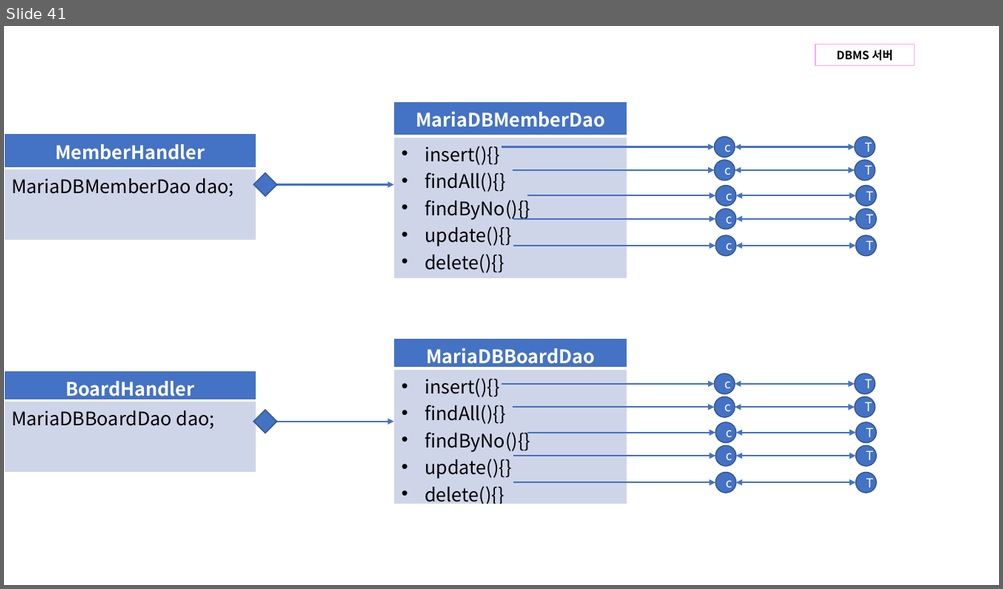
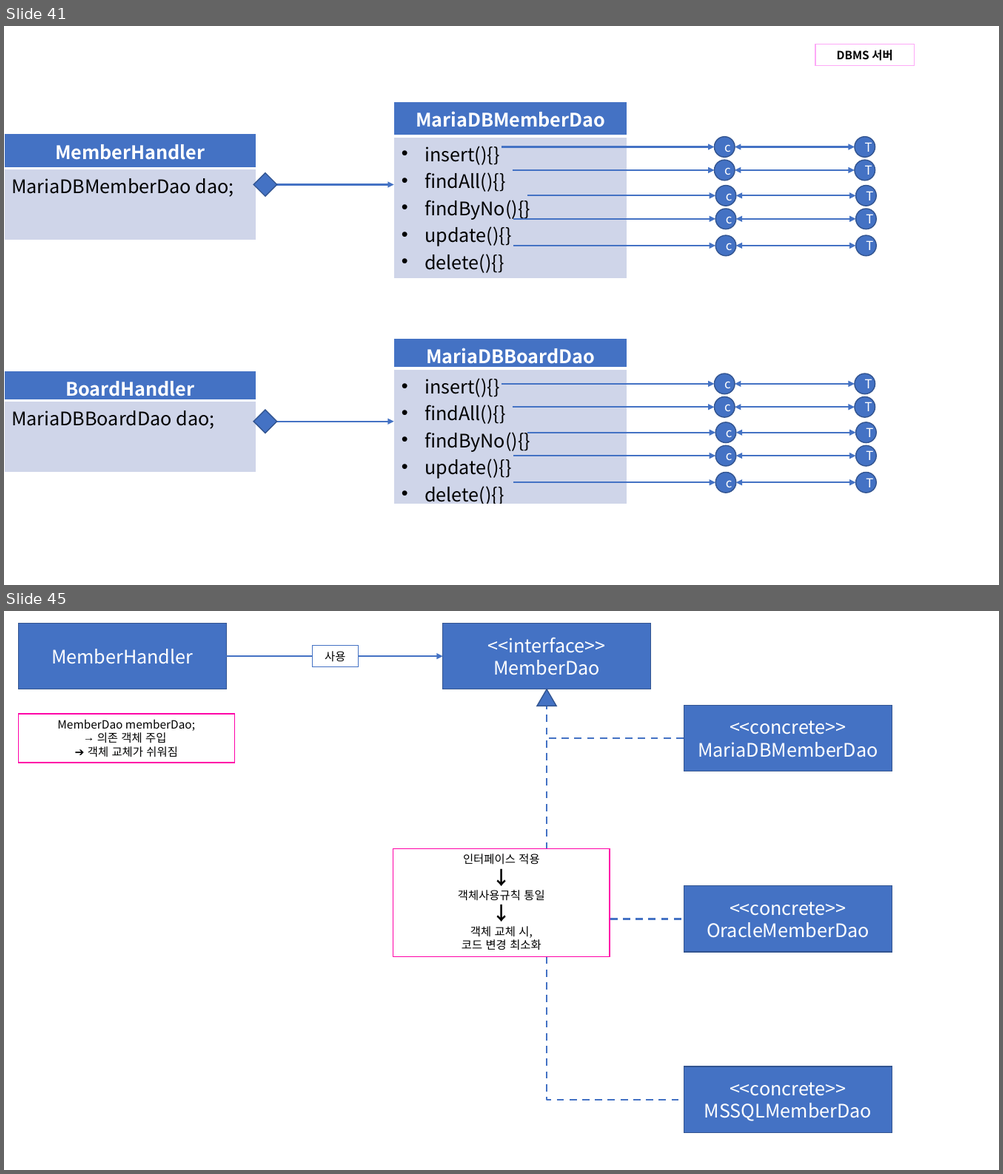
Before and after one commit to Dingadung/2022-study-workspace, a slide deck: study-note/데이터베이스/2022-09-08 내용정리.pptx. Shown one above the other, each under a label of ours: slide 41 before the commit, slides 41 and 45 after it; the slides between them are not shown. The pictures are 1003x589 and 1003x1174 pixels, drawn with LibreOffice and Linux fonts; fonts in the diff are those of the drawing. Boxes give left, top, right and bottom in pixels: in the first picture for what was removed or moved away, otherwise in the second. Text is boxed around its words. In the diff, an @@ line names an element or a change of style, - is before the commit and + after.

```diff
--- a/study-note/데이터베이스/2022-09-08 내용정리.pptx
+++ b/study-note/데이터베이스/2022-09-08 내용정리.pptx
@@ slide 45 added at bbox=[4, 611, 999, 1170], background #FFFFFF @@
@@ rectangle added at bbox=[18, 623, 226, 689], fill #4472C4, outline #325491 1 pt, 18 pt, text #FFFFFF @@
+MemberHandler
@@ rectangle added at bbox=[443, 623, 651, 689], fill #4472C4, outline #325491 1 pt, 18 pt, text #FFFFFF @@
+<<interface>>
+MemberDao
@@ rectangle added at bbox=[312, 645, 358, 667], fill #FFFFFF, outline #4472C4 1 pt, 11 pt, text #000000 @@
+사용
@@ arrow added from (226, 657) to (443, 657), #4472C4 1.5 pt @@
@@ triangle added at bbox=[537, 689, 556, 706], fill #4472C4, outline #325491 1 pt @@
@@ elbow line added from (546, 689) to (684, 738), #4472C4 1.75 pt dashed @@
@@ elbow line added from (546, 689) to (684, 919), #4472C4 1.75 pt dashed @@
@@ elbow line added from (546, 689) to (684, 1100), #4472C4 1.75 pt dashed @@
@@ rectangle added at bbox=[18, 714, 235, 763], fill #FFFFFF, outline #FF00A8 1 pt, 11 pt, text #000000 @@
+MemberDao memberDao;
+→ 의존 객체 주입
+➔ 객체 교체가 쉬워짐
@@ rectangle added at bbox=[684, 705, 892, 772], fill #4472C4, outline #325491 1 pt, 18 pt, text #FFFFFF @@
+<<concrete>>
+MariaDBMemberDao
@@ rectangle added at bbox=[393, 849, 610, 957], fill #FFFFFF, outline #FF00A8 1 pt, 11 pt, text #000000 @@
+인터페이스 적용
+↓
+객체사용규칙 통일
+↓
+객체 교체 시,
+코드 변경 최소화
@@ rectangle added at bbox=[684, 886, 892, 953], fill #4472C4, outline #325491 1 pt, 18 pt, text #FFFFFF @@
+<<concrete>>
+OracleMemberDao
@@ rectangle added at bbox=[684, 1067, 892, 1133], fill #4472C4, outline #325491 1 pt, 18 pt, text #FFFFFF @@
+<<concrete>>
+MSSQLMemberDao
```
Also in this commit, not shown: 5 other slides added, 5 slides removed, 1 other file.
